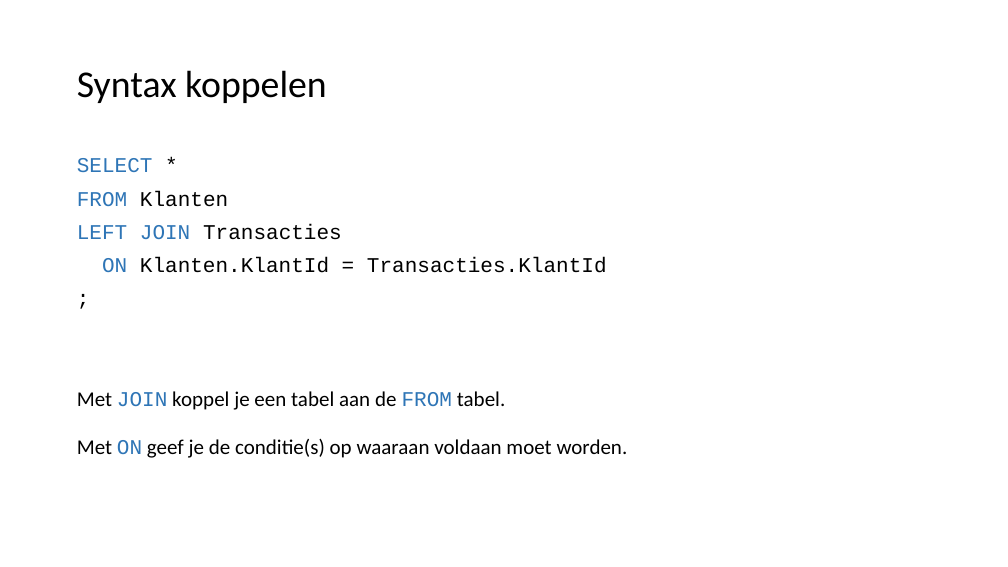
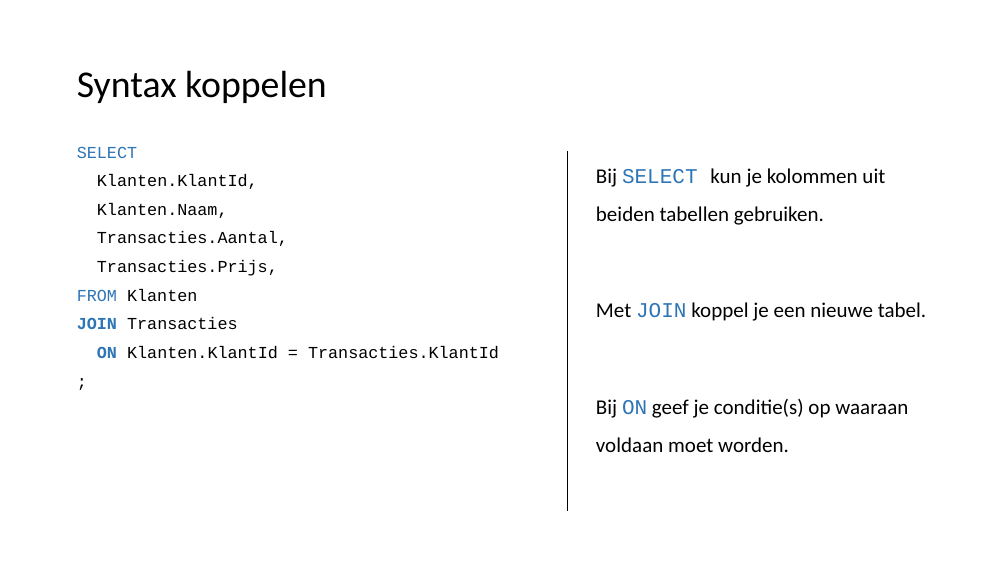
Before and after one commit to LFKoning/knowledge-sharing, a slide deck: slide 40 of sql_course_2p/1_basics/1_basics.pptx (slide 46 before the commit). Drawn at 1008x567 pixels with LibreOffice and Linux fonts; fonts in the diff are those of the drawing. Boxes give left, top, right and bottom in pixels: in the first picture for what was removed or moved away, otherwise in the second. Text is boxed around its words. In the diff, an @@ line names an element or a change of style, - is before the commit and + after.

```diff
--- a/sql_course_2p/1_basics/1_basics.pptx
+++ b/sql_course_2p/1_basics/1_basics.pptx
@@ text "SELECT": place and size @@
-text "SELECT" at [77,158,607,273]
+text "SELECT" at [77,146,499,359]
@@ text at [77,146,288,276]: text changed; size 20 to 16 pt; text colour #2E75B6 to #000000 @@
-SELECT *
+SELECT
+Klanten.KlantId,
+Klanten.Naam,
+Transacties.Aantal,
+Transacties.Prijs,
@@ line added from (568, 151) to (568, 511), #000000 1.5 pt @@
@@ text at [596,168,926,452]: text changed @@
-Met JOIN koppel je een tabel aan de FROM tabel.
-Met ON geef je de conditie(s) op waaraan voldaan moet worden.
+Bij SELECT kun je kolommen uit beiden tabellen gebruiken.
+Met JOIN koppel je een nieuwe tabel.
+Bij ON geef je conditie(s) op waaraan voldaan moet worden.
@@ text at [77,289,499,359]: size 20 to 16 pt in "FROM Klanten", "ON Klanten.KlantId = Transacties.KlantId", ";"; bold on in "ON" @@
@@ text at [77,317,238,329]: text changed; size 20 to 16 pt @@
-LEFT JOIN Transacties
+JOIN Transacties
```
Also in this commit, not shown: 31 other slides changed, 3 slides added, 3 slides removed, 14 other files.
